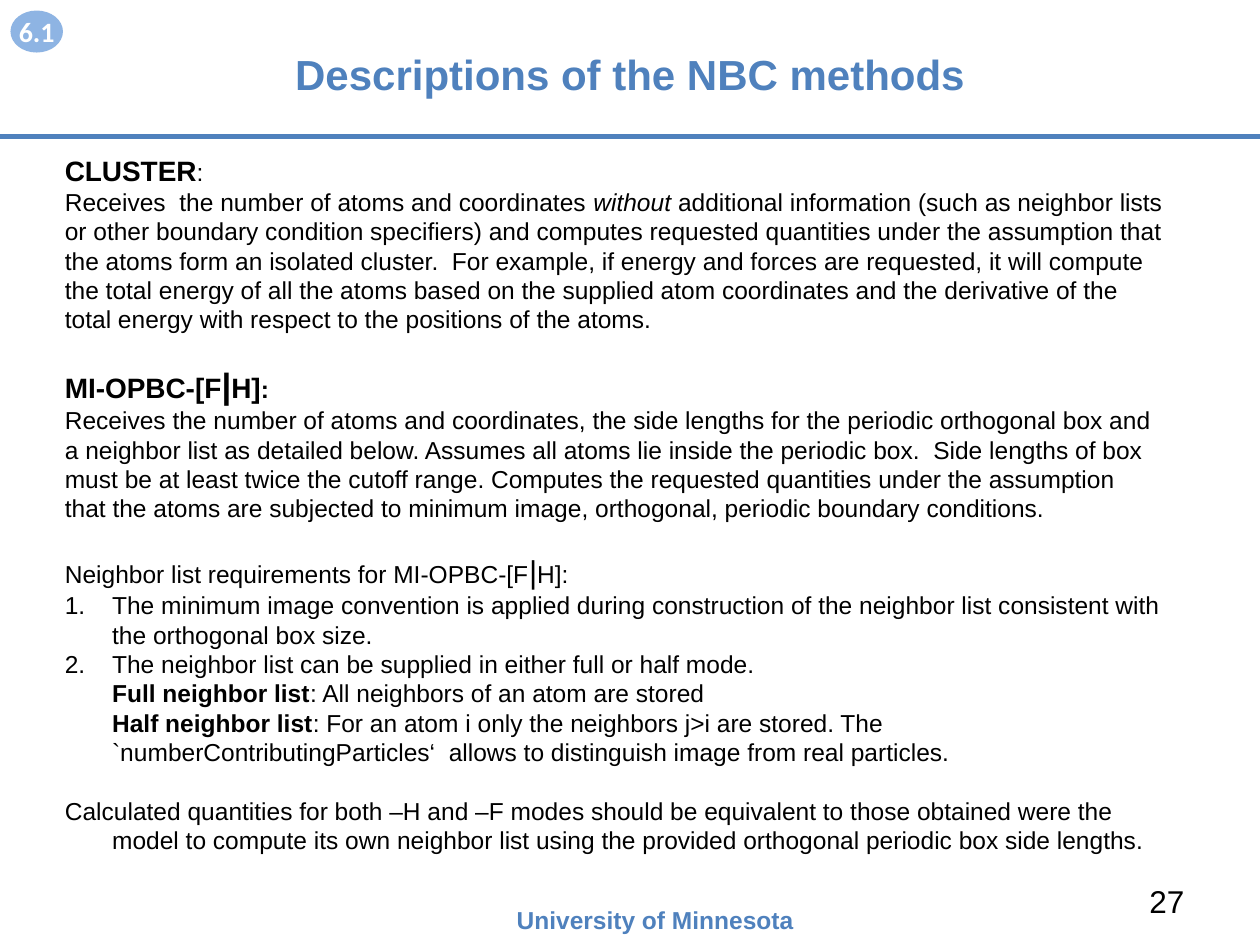
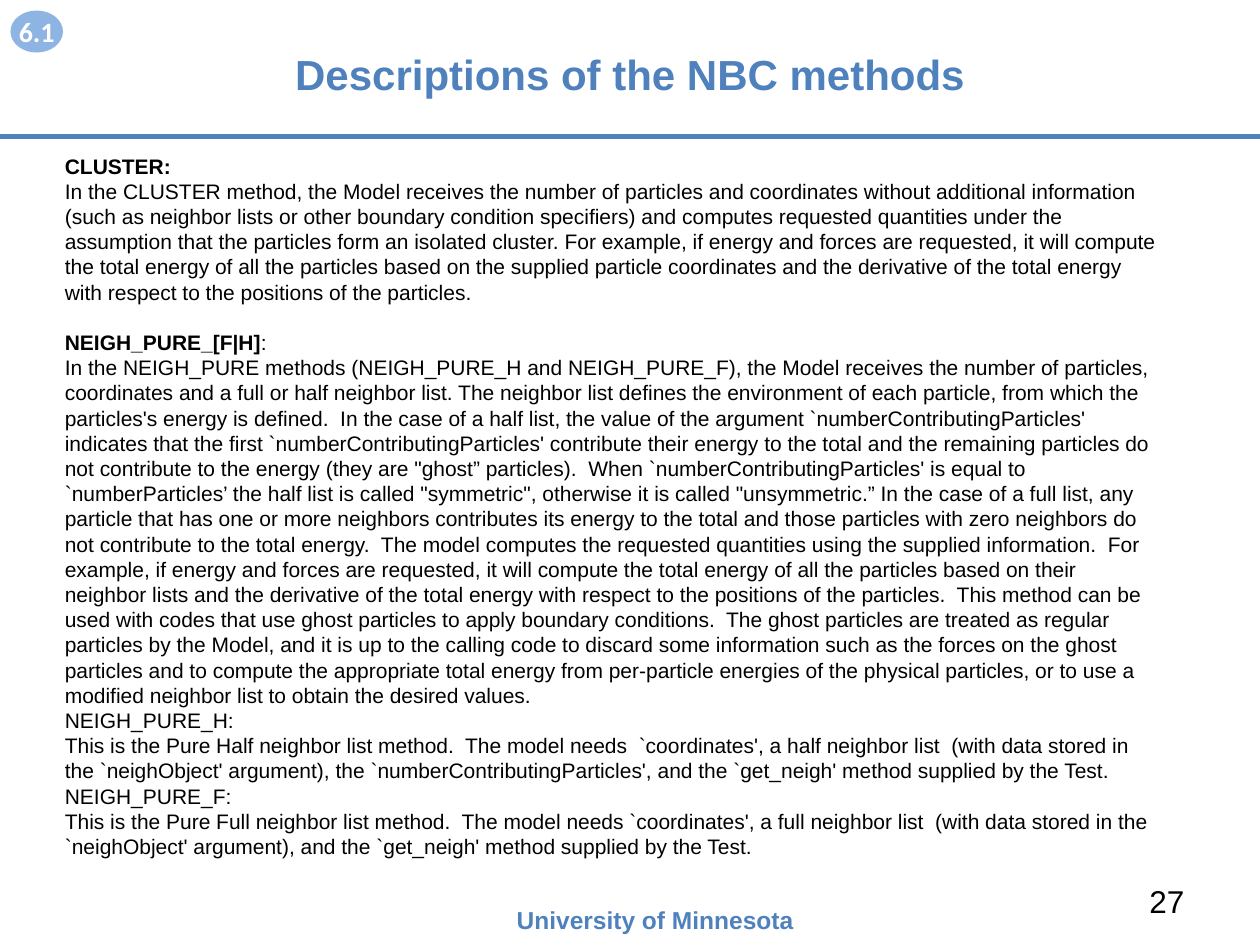
Before and after one commit to openkim/kim-api, a slide deck: slide 27 of DOCs/openkim-api-introduction.pptx. Drawn at 1260x945 pixels with LibreOffice and Linux fonts; fonts in the diff are those of the drawing. Boxes give left, top, right and bottom in pixels: in the first picture for what was removed or moved away, otherwise in the second. Text is boxed around its words. In the diff, an @@ line names an element or a change of style, - is before the commit and + after.

```diff
--- a/DOCs/openkim-api-introduction.pptx
+++ b/DOCs/openkim-api-introduction.pptx
@@ text at (x1=65, y1=159, x2=171, y2=175): size 16 to 12 pt, size 14 to 12 pt, bold on in "CLUSTER:" @@
@@ text at (x1=65, y1=183, x2=1155, y2=859): text changed; size 14 to 12 pt @@
-Receives the number of atoms and coordinates without additional information (such as neighbor lists or other boundary condition specifiers) and computes requested quantities under the assumption that the atoms form an isolated cluster. For example, if energy and forces are requested, it will compute the total energy of all the atoms based on the supplied atom coordinates and the derivative of the total energy with respect to the positions of the atoms.
-MI-OPBC-[F|H]:
-Receives the number of atoms and coordinates, the side lengths for the periodic orthogonal box and a neighbor list as detailed below. Assumes all atoms lie inside the periodic box. Side lengths of box must be at least twice the cutoff range. Computes the requested quantities under the assumption that the atoms are subjected to minimum image, orthogonal, periodic boundary conditions.
-Neighbor list requirements for MI-OPBC-[F|H]:
-1. The minimum image convention is applied during construction of the neighbor list consistent with the orthogonal box size.
-2. The neighbor list can be supplied in either full or half mode.
-Full neighbor list: All neighbors of an atom are stored
-Half neighbor list: For an atom i only the neighbors j>i are stored. The `numberContributingParticles‘ allows to distinguish image from real particles.
-Calculated quantities for both –H and –F modes should be equivalent to those obtained were the model to compute its own neighbor list using the provided orthogonal periodic box side lengths.
+In the CLUSTER method, the Model receives the number of particles and coordinates without additional information (such as neighbor lists or other boundary condition specifiers) and computes requested quantities under the assumption that the particles form an isolated cluster. For example, if energy and forces are requested, it will compute the total energy of all the particles based on the supplied particle coordinates and the derivative of the total energy with respect to the positions of the particles.
+NEIGH_PURE_[F|H]:
+In the NEIGH_PURE methods (NEIGH_PURE_H and NEIGH_PURE_F), the Model receives the number of particles, coordinates and a full or half neighbor list. The neighbor list defines the environment of each particle, from which the particles's energy is defined. In the case of a half list, the value of the argument `numberContributingParticles' indicates that the first `numberContributingParticles' contribute their energy to the total and the remaining particles do not contribute to the energy (they are "ghost” particles). When `numberContributingParticles' is equal to `numberParticles’ the half list is called "symmetric", otherwise it is called "unsymmetric.” In the case of a full list, any particle that has one or more neighbors contributes its energy to the total and those particles with zero neighbors do not contribute to the total energy. The model computes the requested quantities using the supplied information. For example, if energy and forces are requested, it will compute the total energy of all the particles based on their neighbor lists and the derivative of the total energy with respect to the positions of the particles. This method can be used with codes that use ghost particles to apply boundary conditions. The ghost particles are treated as regular particles by the Model, and it is up to the calling code to discard some information such as the forces on the ghost particles and to compute the appropriate total energy from per-particle energies of the physical particles, or to use a modified neighbor list to obtain the desired values.
+NEIGH_PURE_H:
+This is the Pure Half neighbor list method. The model needs `coordinates', a half neighbor list (with data stored in the `neighObject' argument), the `numberContributingParticles', and the `get_neigh' method supplied by the Test.
+NEIGH_PURE_F:
+This is the Pure Full neighbor list method. The model needs `coordinates', a full neighbor list (with data stored in the `neighObject' argument), and the `get_neigh' method supplied by the Test.
```
Also in this commit, not shown: 24 other slides changed, 1 other file.
